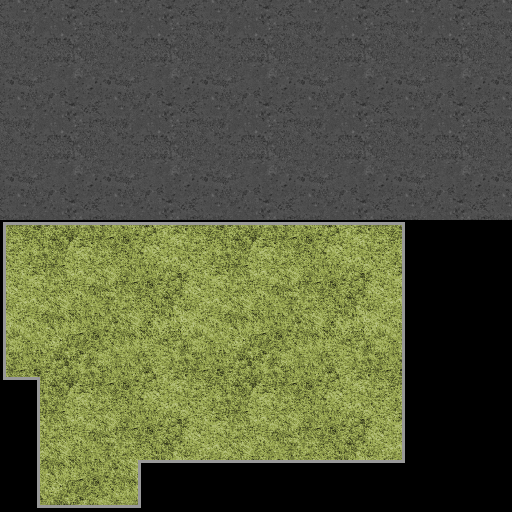
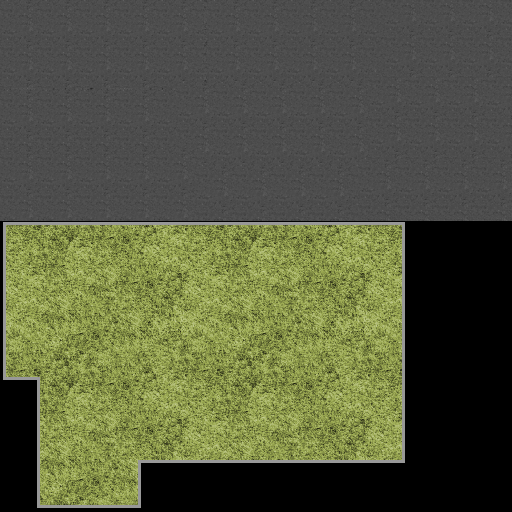
Revision of a layered 512px x 512px image; what changed, layer by layer:
painted on "Beton" over [0, 0, 512, 221]
